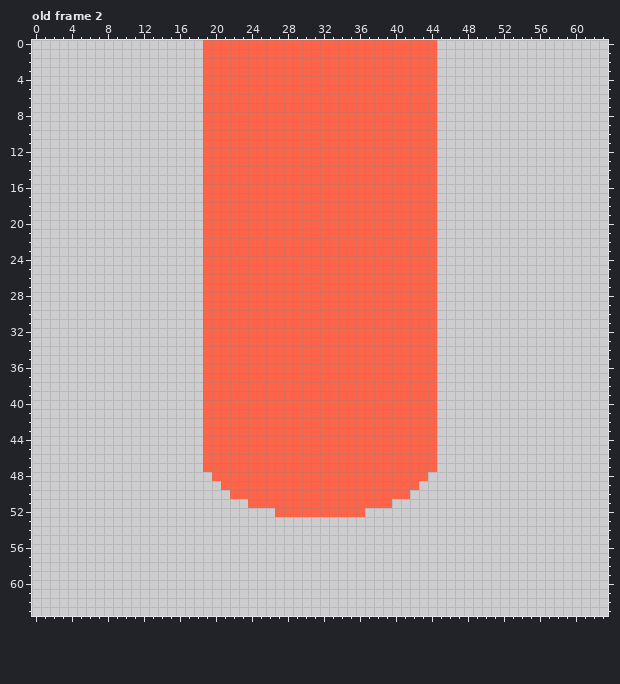
File history of a pixel-art file, assets/satanicCircle.ase. This is how it looked before the edit.
64x64 pixels, 5 frames. Shown: old frame 2. The commit also changed other frames, which this record leaves out.
New version:
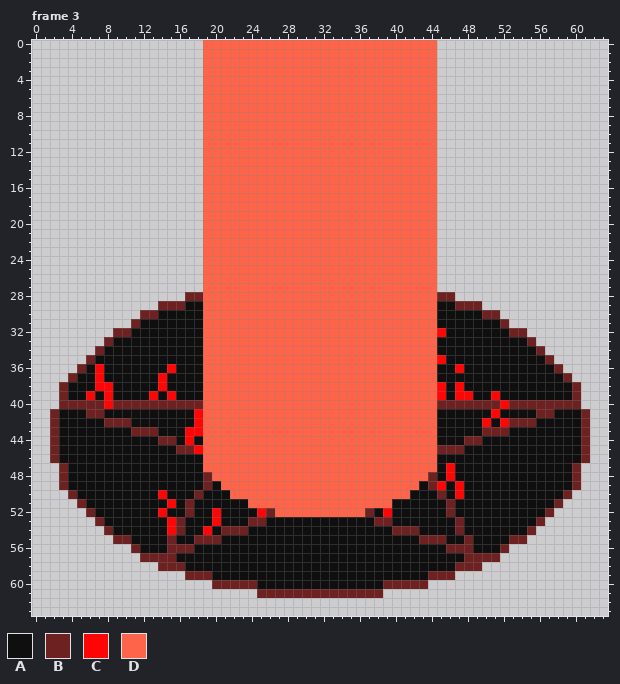
Palette (. is transparent): A #0f0f0f  B #6e2121  C #ff0505  D #fd6449
A new or re-ordered frame is compared with the old frame closest to it.
The exact change:
layer "satanicCircle" now shown
layer "Layer 2" now shown
frames re-ordered
Changed rows in their new state; - is an unchanged pixel.
Frame 3 against old frame 2, layers "Layer 2", "satanicCircle":
first column x 2:
28 ---------------BB--------------------------BB---------------
29 ------------BBBAA--------------------------AABBB------------
30 ----------BBAAAAA--------------------------AAAAABB----------
31 ---------BAAAAAAA--------------------------AAAAAAAB---------
32 -------BBAAAAAAAA--------------------------CAAAAAAABB-------
33 ------BAAAAAAAAAA--------------------------AAAAAAAAAAB------
34 -----BAAAAAAAAAAA--------------------------AAAAAAAAAAAB-----
35 ----BAAAAAAAAAAAA--------------------------CAAAAAAAAAAAB----
36 ---BACAAAAAAACAAA--------------------------AACAAAAAAAAAAB---
37 --BAACAAAAAACAAAA--------------------------AAAAAAAAAAAAAAB--
38 -BAAACCAAAAACAAAA--------------------------CACAAAAAAAAAAAAB-
39 -BAACACAAAACACAAA--------------------------CACCAACAAAAAAAAB-
40 -BBBBBCBBBBBBBBBB--------------------------BBBBBBBCBBBBBBBB-
41 BAAABBAAAAAAAAAAC--------------------------AAAAAACAAAABBAAAB
42 BAAAAABBBAAAAAAAC--------------------------AAAAACACBBBAAAAAB
43 BAAAAAAAABBBAAACC--------------------------AAAAABBBAAAAAAAAB
44 BAAAAAAAAAAABBACA--------------------------AAABBAAAAAAAAAAAB
45 BAAAAAAAAAAAAABBC--------------------------BBBAAAAAAAAAAAAAB
46 BAAAAAAAAAAAAAAAA--------------------------AAAAAAAAAAAAAAAAB
47 -BAAAAAAAAAAAAAAA--------------------------ACAAAAAAAAAAAAAB-
48 -BAAAAAAAAAAAAAAAB------------------------BACAAAAAAAAAAAAAB-
49 -BAAAAAAAAAAAAAAABA----------------------ABCACAAAAAAAAAAAAB-
50 --BAAAAAAAAACAAABAAA--------------------AAABACAAAAAAAAAAAB--
51 ---BAAAAAAAAACABAAAAAA----------------AAAAAABAAAAAAAAAAAB---
52 ----BAAAAAAACAABAACAAAACB----------BACAAAAAABAAAAAAAAAAB----
53 -----BAAAAAAACBAAACAAABBAAAAAAAAAAAABBAAAAAAABAAAAAAAAB-----
54 ------BAAAAAACBAACABBBAAAAAAAAAAAAAAAABBBAAAABAAAAAAAB------
55 -------BBAAAABAABBBAAAAAAAAAAAAAAAAAAAAAABBBAABAAAABB-------
56 ---------BAAABBBAAAAAAAAAAAAAAAAAAAAAAAAAAAABBBAAAB---------
57 ----------BBBBAAAAAAAAAAAAAAAAAAAAAAAAAAAAAAAABBBB----------
58 ------------BBBAAAAAAAAAAAAAAAAAAAAAAAAAAAAAABBB------------
59 ---------------BBBAAAAAAAAAAAAAAAAAAAAAAAABBB---------------
60 ------------------BBBBBAAAAAAAAAAAAAABBBBB------------------
61 -----------------------BBBBBBBBBBBBBB-----------------------
